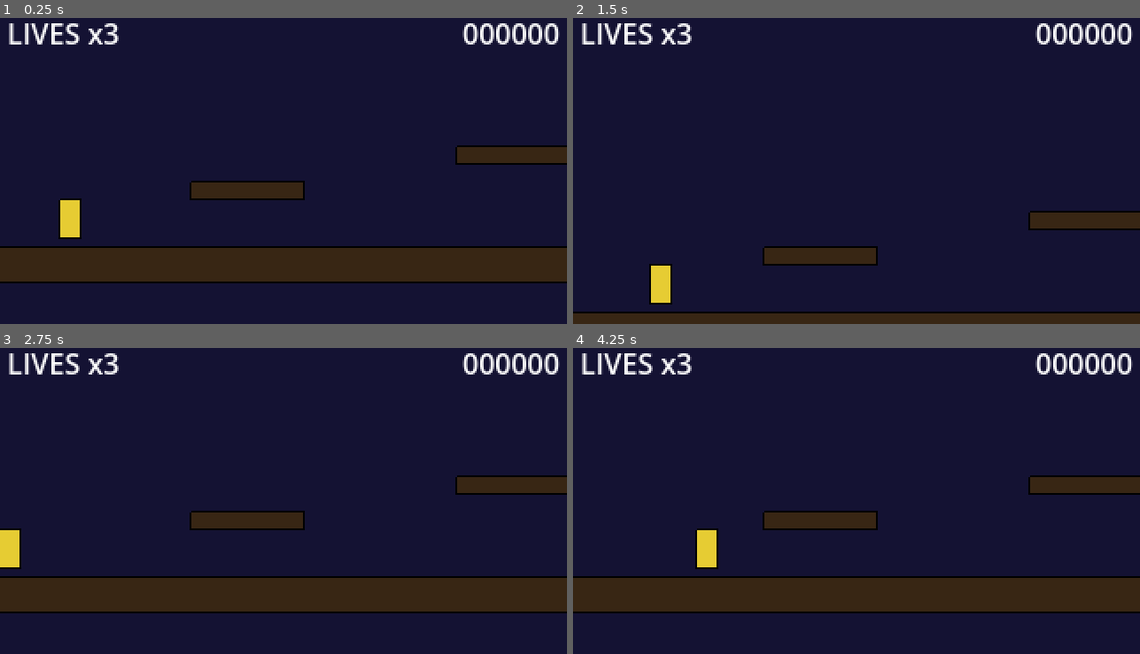
Above: before the commit, frames 1-4 (two rows, left to right).
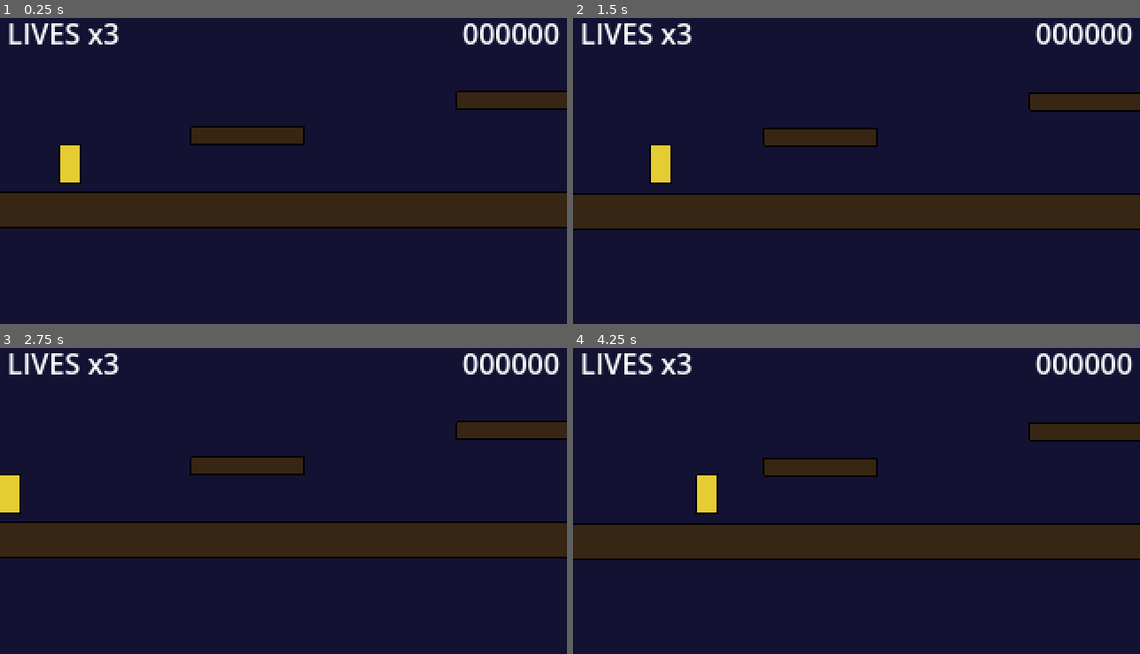
Above: after the commit, the same moments.

Repository: it-mikesoft/gng
Game: Godot game, scene res://scenes/level/level_01.tscn
Same seed, same stepped clock (60 frames per second), same inputs: the game is played once before the commit and once after it.
Inputs:
- Up to frame 1 (0.25 s): no input
- Up to frame 2 (1.5 s): tap Enter at 0.5 s; hold D (move_right) from 0.53 s (still down); tap Z (attack) at 0.6, 1.35 s; tap Space (jump) at 0.77 s
- Up to frame 3 (2.75 s): tap Space (jump) at 1.52 s; release D (move_right) at 2.03 s; hold A (move_left) from 2.03 s (still down); tap Z (attack) at 2.1 s
- Up to frame 4 (4.25 s): release A (move_left) at 2.78 s; hold D (move_right) from 2.78 s (still down); tap Z (attack) at 2.85, 3.6 s; tap Space (jump) at 3.02, 3.77 s

The runs differ from the first frame. In frame 1, 29% of the frame differs, in the area x 0-100%, y 23-87%; in frame 2, 20%; in frame 3, 29%; in frame 4, 29%, in the area x 0-100%, y 24-87%.

Commit message:
fix: camera always black — parent Camera2D to player instead
Camera2D at (0,0) looked at empty space above the level. Godot's
position_smoothing fought the script lerp preventing snap. Fix:
- player.gd: _create_camera() adds Camera2D as child of player in
  _ready() — follows player perfectly, no script needed
- level_01.tscn: remove Camera2D node + camera.gd ext_resource

Co-Authored-By: Claude Sonnet 4.6 <noreply@anthropic.com>

Diff:
--- a/game/scenes/level/level_01.tscn
+++ b/game/scenes/level/level_01.tscn
@@ -1,25 +1,15 @@
-[gd_scene load_steps=9 format=3 uid="uid://blevel01"]
+[gd_scene load_steps=7 format=3 uid="uid://blevel01"]
 
-[ext_resource type="Script" path="res://scripts/level/level_01.gd" id="0_level"]
+[ext_resource type="Script"      path="res://scripts/level/level_01.gd"             id="0_level"]
 [ext_resource type="PackedScene" uid="uid://bplayer001" path="res://scenes/player/player.tscn" id="1_player"]
-[ext_resource type="PackedScene" uid="uid://bhud001" path="res://scenes/ui/hud.tscn" id="2_hud"]
-[ext_resource type="PackedScene" uid="uid://bboss001" path="res://scenes/boss/boss.tscn" id="3_boss"]
-[ext_resource type="Script" path="res://scripts/checkpoint.gd" id="4_checkpoint"]
-[ext_resource type="Script" path="res://scripts/director/encounter_spawner.gd" id="5_spawner"]
-[ext_resource type="Script" path="res://scripts/camera.gd" id="6_cam"]
-[ext_resource type="Script" path="res://scripts/director/ai_director.gd" id="7_dir"]
+[ext_resource type="PackedScene" uid="uid://bhud001"    path="res://scenes/ui/hud.tscn"        id="2_hud"]
+[ext_resource type="PackedScene" uid="uid://bboss001"   path="res://scenes/boss/boss.tscn"     id="3_boss"]
+[ext_resource type="Script"      path="res://scripts/checkpoint.gd"                 id="4_checkpoint"]
+[ext_resource type="Script"      path="res://scripts/director/encounter_spawner.gd" id="5_spawner"]
+[ext_resource type="Script"      path="res://scripts/director/ai_director.gd"       id="7_dir"]
 
 [node name="Level01" type="Node2D"]
 script = ExtResource("0_level")
-
-[node name="Camera2D" type="Camera2D" parent="."]
-limit_left = 0
-limit_top = -200
-limit_right = 1280
-limit_bottom = 200
-position_smoothing_enabled = true
-position_smoothing_speed = 6.0
-script = ExtResource("6_cam")
 
 [node name="Ground" type="StaticBody2D" parent="."]
 
--- a/game/scripts/player.gd
+++ b/game/scripts/player.gd
@@ -30,6 +30,15 @@
 	hurtbox.body_entered.connect(_on_hurtbox_body_entered)
 	if sprite.sprite_frames == null:
 		sprite.hide()
+	_create_camera()
+
+func _create_camera() -> void:
+	var cam := Camera2D.new()
+	cam.limit_left   = 0
+	cam.limit_right  = 1280
+	cam.limit_top    = -400
+	cam.limit_bottom = 400
+	add_child(cam)
 
 func _physics_process(delta: float) -> void:
 	match state:
